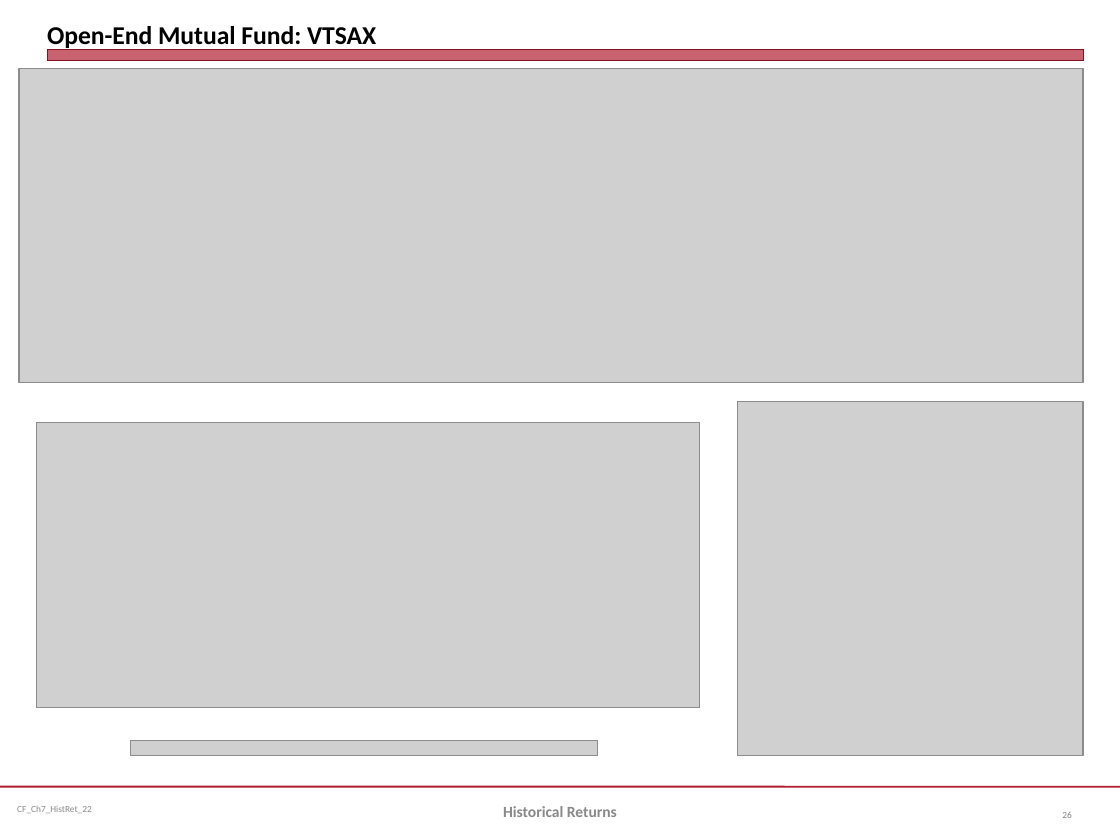
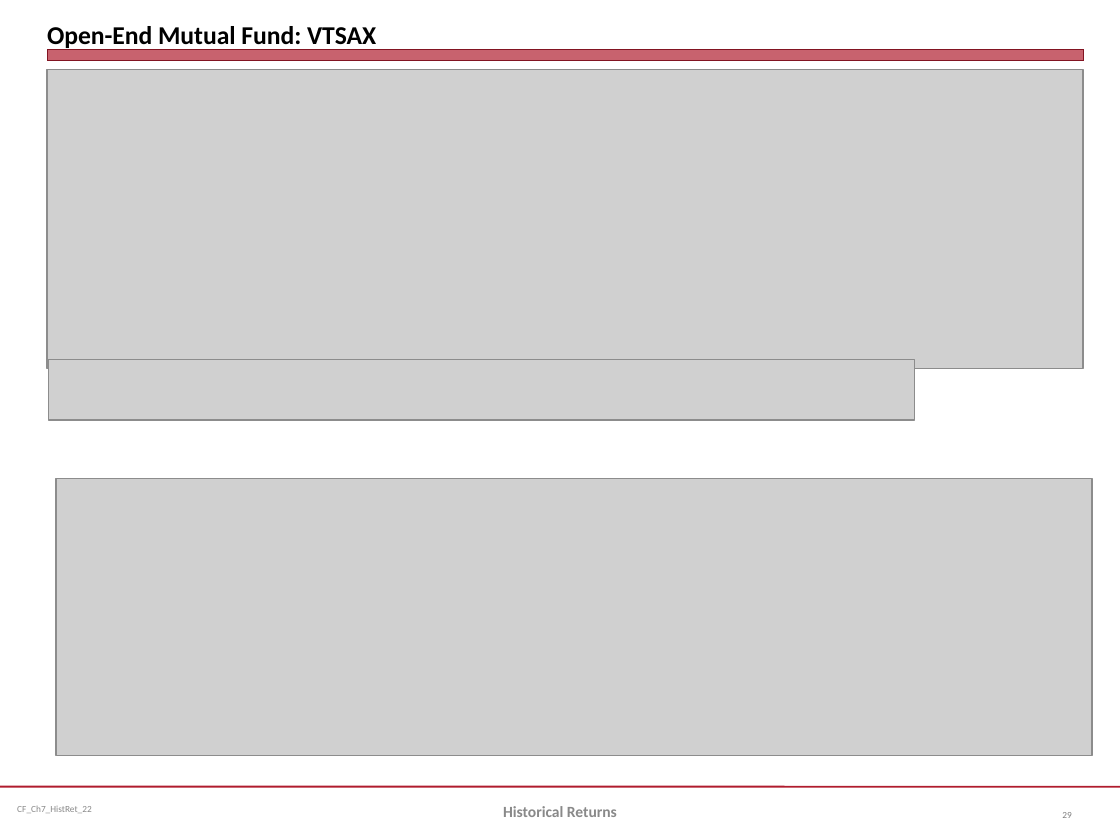
Before and after one commit to jmc877/Corporate-Finance, a slide deck: slide 29 of slides/CF_Ch7_HistRet_22.pptx (slide 26 before the commit). Drawn at 1120x840 pixels with LibreOffice and Linux fonts; fonts in the diff are those of the drawing; grey boxes stand for pictures. Boxes give left, top, right and bottom in pixels: in the first picture for what was removed or moved away, otherwise in the second. Text is boxed around its words. In the diff, an @@ line names an element or a change of style, - is before the commit and + after.

```diff
--- a/slides/CF_Ch7_HistRet_22.pptx
+++ b/slides/CF_Ch7_HistRet_22.pptx
@@ picture: place and size @@
-picture at [19,68,1083,383]
+picture at [47,69,1083,367]
@@ picture added at [49,360,915,420] @@
@@ picture removed at [737,401,1083,756] @@
@@ picture removed at [37,422,699,707] @@
@@ picture added at [56,479,1092,756] @@
@@ picture removed at [131,740,598,756] @@
```
Also in this commit, not shown: 10 other slides changed, 4 slides added, 9 other files.
